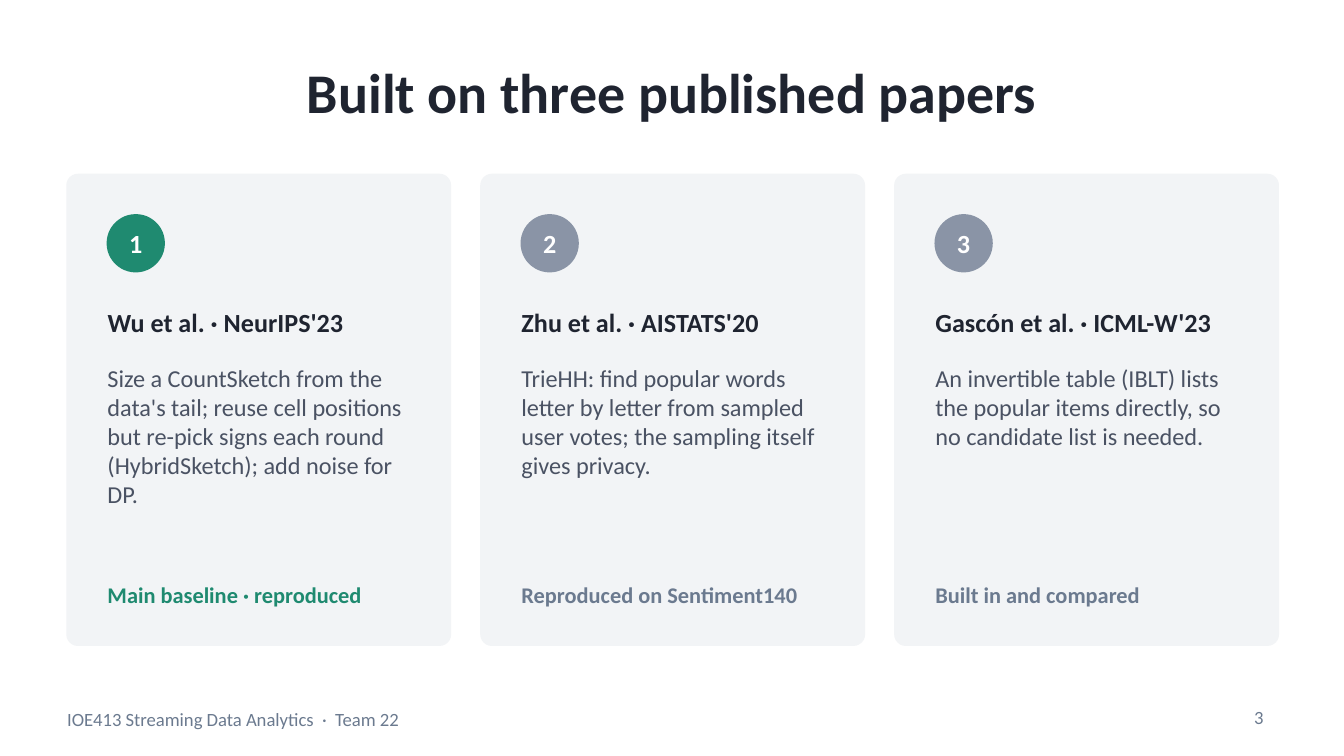
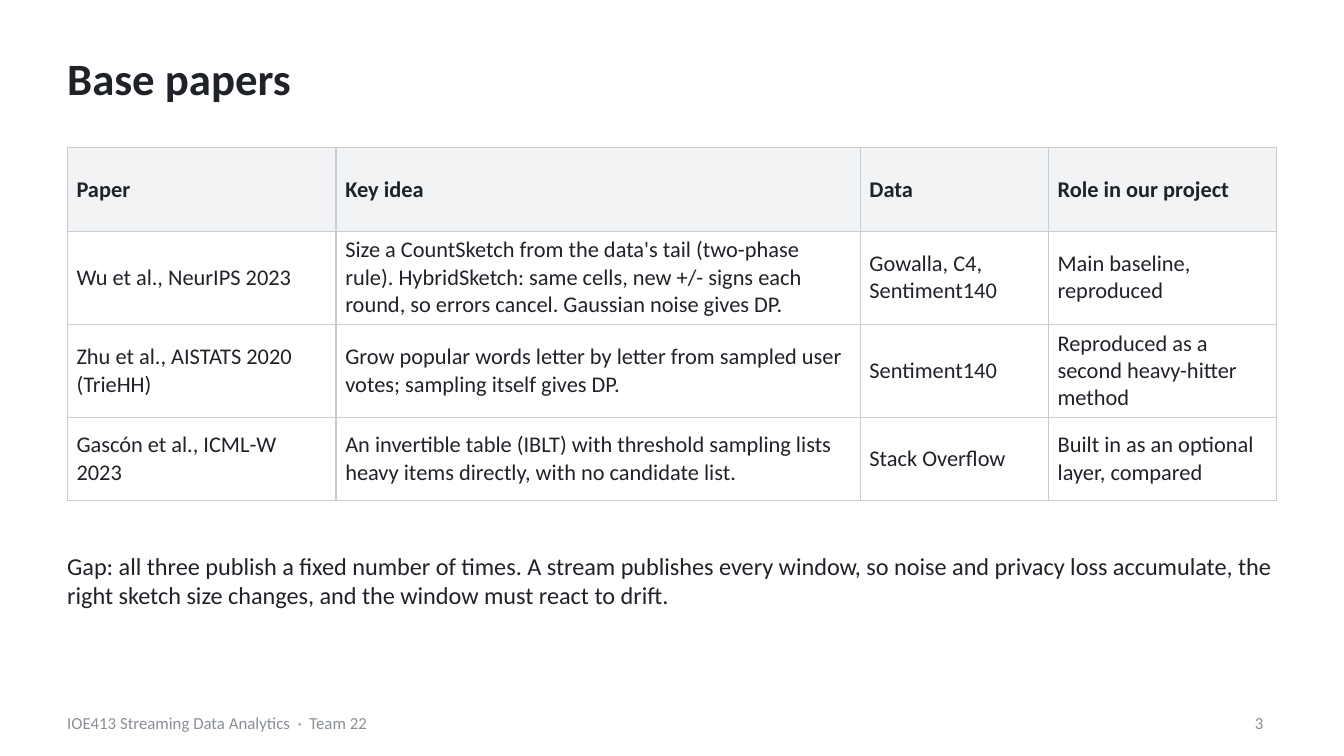
Before and after one commit to alpenglow174/StreamHybridSketch, a slide deck: slide 3 of presentation/22_StreamHybridSketch_Presentation.pptx. Drawn at 1344x756 pixels with LibreOffice and Linux fonts; fonts in the diff are those of the drawing. Boxes give left, top, right and bottom in pixels: in the first picture for what was removed or moved away, otherwise in the second. Text is boxed around its words. In the diff, an @@ line names an element or a change of style, - is before the commit and + after.

```diff
--- a/presentation/22_StreamHybridSketch_Presentation.pptx
+++ b/presentation/22_StreamHybridSketch_Presentation.pptx
@@ title at box(67, 66, 291, 102): text changed; size 30 to 24 pt; text colour #1F2430 to #1F2329 @@
-Built on three published papers
+Base papers
@@ table added at box(67, 148, 1277, 488), 4 rows, 4 columns @@
+Paper | Key idea | Data | Role in our project
+Wu et al., NeurIPS 2023 | Size a CountSketch from the data's tail (two-phase rule). HybridSketch: same cells, new +/- signs each round, so errors cancel. Gaussian noise gives DP. | Gowalla, C4, Sentiment140 | Main baseline, reproduced
+Zhu et al., AISTATS 2020 (TrieHH) | Grow popular words letter by letter from sampled user votes; sampling itself gives DP. | Sentiment140 | Reproduced as a second heavy-hitter method
+Gascón et al., ICML-W 2023 | An invertible table (IBLT) with threshold sampling lists heavy items directly, with no candidate list. | Stack Overflow | Built in as an optional layer, compared
@@ rounded rectangle removed at box(67, 175, 450, 645) @@
@@ rounded rectangle removed at box(481, 175, 864, 645) @@
@@ rounded rectangle removed at box(895, 175, 1278, 645) @@
@@ ellipse removed at box(108, 215, 164, 271) @@
@@ text removed at box(129, 236, 142, 253) @@
-1
@@ ellipse removed at box(521, 215, 578, 271) @@
@@ text removed at box(543, 236, 556, 253) @@
-2
@@ ellipse removed at box(935, 215, 992, 271) @@
@@ text removed at box(957, 236, 970, 253) @@
-3
@@ text removed at box(108, 313, 344, 332) @@
-Wu et al. · NeurIPS'23
@@ text removed at box(521, 313, 758, 332) @@
-Zhu et al. · AISTATS'20
@@ text removed at box(935, 313, 1210, 332) @@
-Gascón et al. · ICML-W'23
@@ text removed at box(107, 370, 402, 503) @@
-Size a CountSketch from the data's tail; reuse cell positions but re-pick signs each round (HybridSketch); add noise for DP.
@@ text removed at box(521, 370, 814, 478) @@
-TrieHH: find popular words letter by letter from sampled user votes; the sampling itself gives privacy.
@@ text removed at box(935, 369, 1220, 445) @@
-An invertible table (IBLT) lists the popular items directly, so no candidate list is needed.
@@ text added at box(67, 558, 1271, 608), 13 pt, text #1F2329 @@
+Gap: all three publish a fixed number of times. A stream publishes every window, so noise and privacy loss accumulate, the right sketch size changes, and the window must react to drift.
@@ text removed at box(107, 587, 361, 607) @@
-Main baseline · reproduced
@@ text removed at box(521, 587, 797, 607) @@
-Reproduced on Sentiment140
@@ text removed at box(935, 587, 1139, 607) @@
-Built in and compared
@@ text "IOE413 Streaming Data Analytics · ..." at box(67, 717, 367, 732): size 10 to 9 pt, text colour #6B7A8F to #8A8F96 @@
@@ page number at box(1255, 718, 1264, 729): size 10 to 9 pt, text colour #6B7A8F to #8A8F96 @@
```
Also in this commit, not shown: 3 other slides changed, 6 slides added, 6 slides removed, 3 other files.
